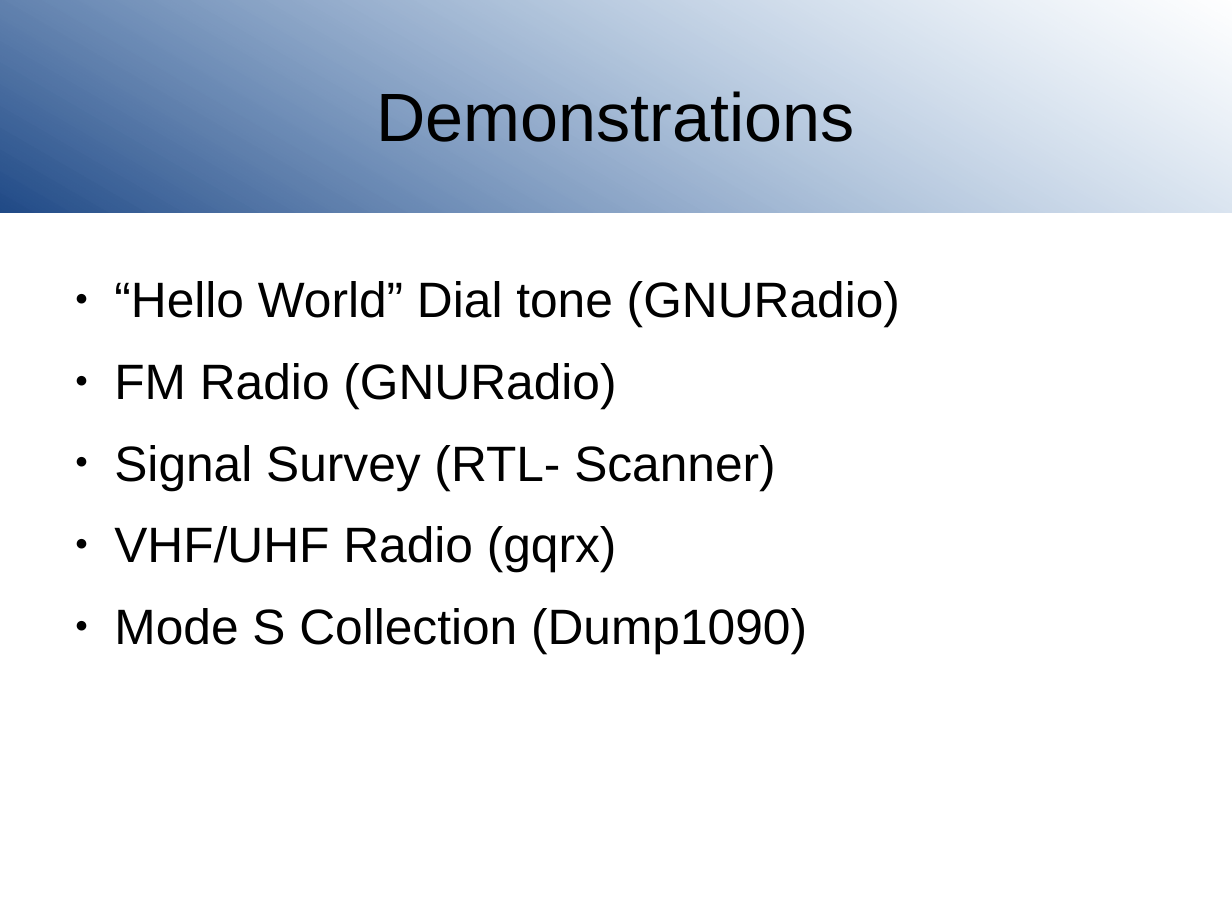
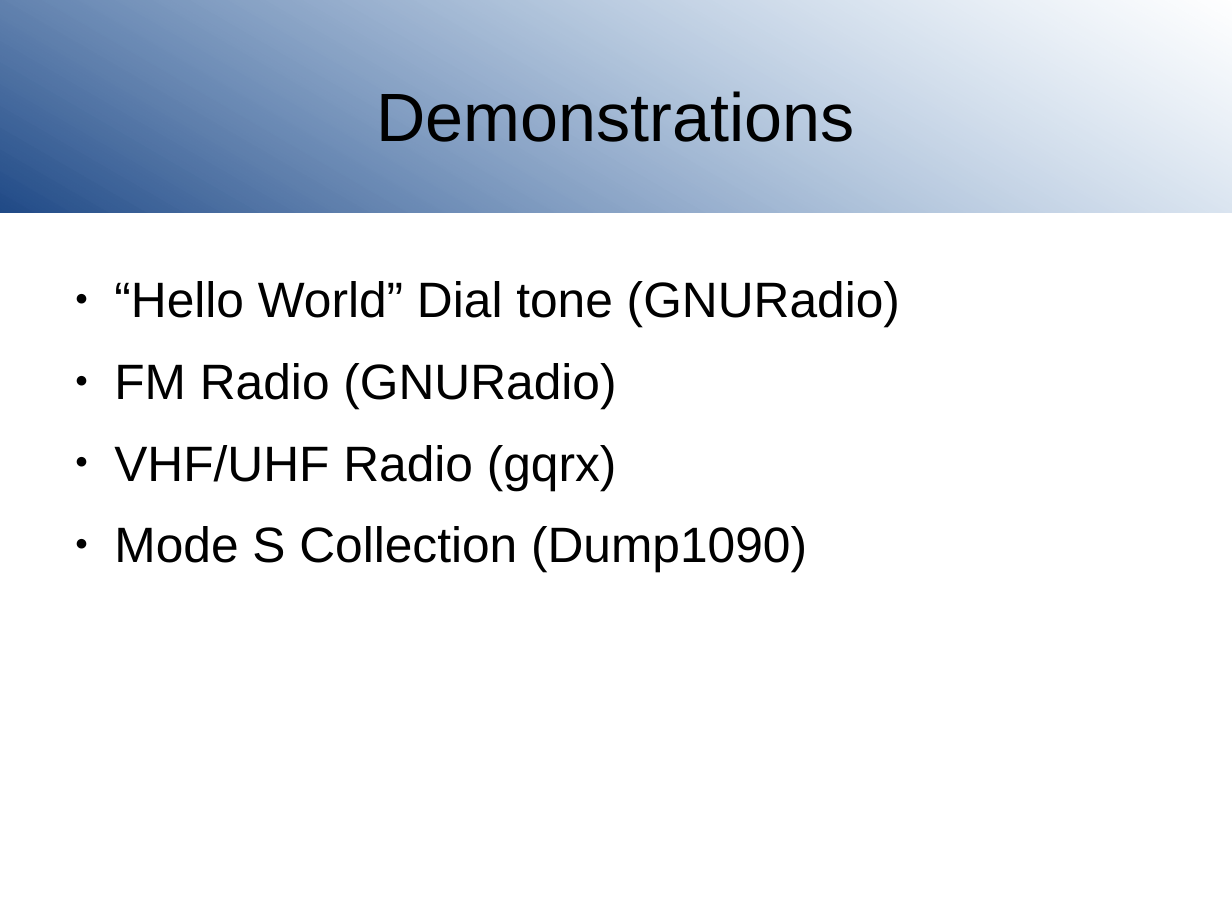
Before and after one commit to joeblankenship1/SDR, a slide deck: slide 14 of SDRclassPresentation.odp. Drawn at 1232x924 pixels with LibreOffice and Linux fonts; fonts in the diff are those of the drawing; background and template pictures are left out. Boxes give left, top, right and bottom in pixels: in the first picture for what was removed or moved away, otherwise in the second. Text is boxed around its words. In the diff, an @@ line names an element or a change of style, - is before the commit and + after.

```diff
--- a/SDRclassPresentation.odp
+++ b/SDRclassPresentation.odp
@@ text at [114,445,776,490]: paragraph removed @@
-● Signal Survey (RTL- Scanner)
```
Also in this commit, not shown: 2 other slides changed, 4 other files.
